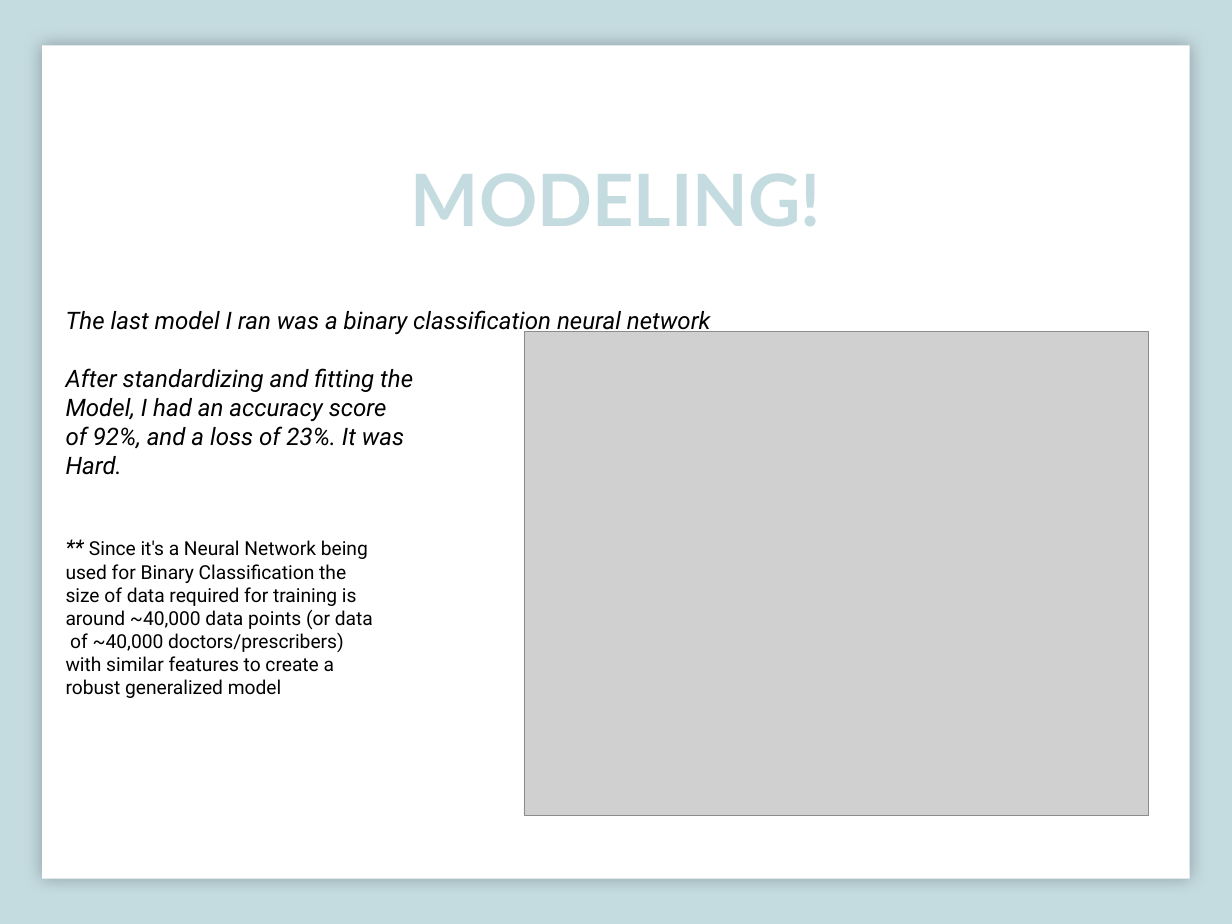
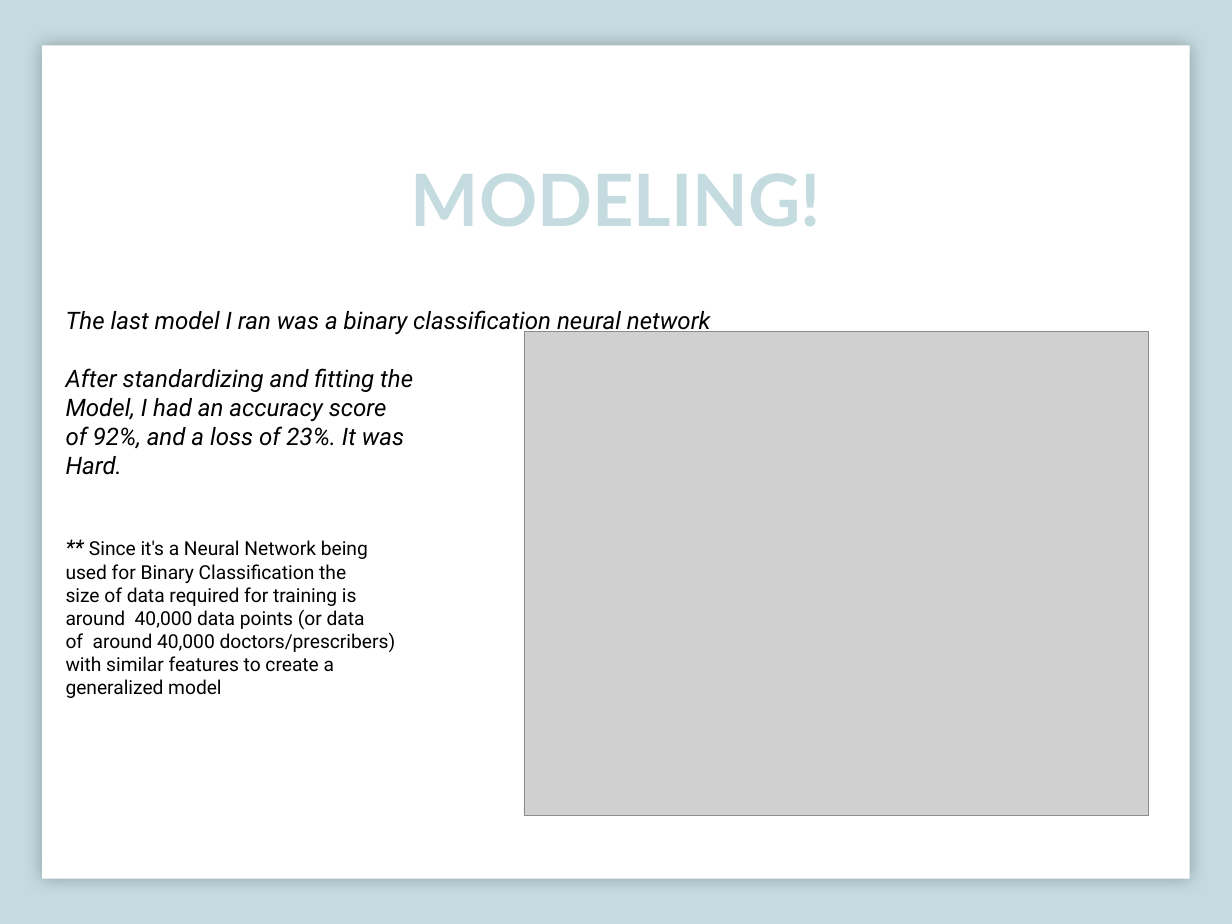
Before and after one commit to rajpatel84/capstone, a slide deck: slide 15 of Capstone.pptx (slide 16 before the commit). Drawn at 1232x924 pixels with LibreOffice and Linux fonts; fonts in the diff are those of the drawing; grey boxes stand for pictures. Boxes give left, top, right and bottom in pixels: in the first picture for what was removed or moved away, otherwise in the second. Text is boxed around its words. In the diff, an @@ line names an element or a change of style, - is before the commit and + after.

```diff
--- a/Capstone.pptx
+++ b/Capstone.pptx
@@ text at bbox=[66, 610, 396, 652]: text changed @@
-around ~40,000 data points (or data
-of ~40,000 doctors/prescribers)
+around 40,000 data points (or data
+of around 40,000 doctors/prescribers)
@@ text at bbox=[66, 679, 221, 698]: text changed @@
-robust generalized model
+generalized model
```
Also in this commit, not shown: 4 other slides changed, 1 slide added, 1 slide removed.
